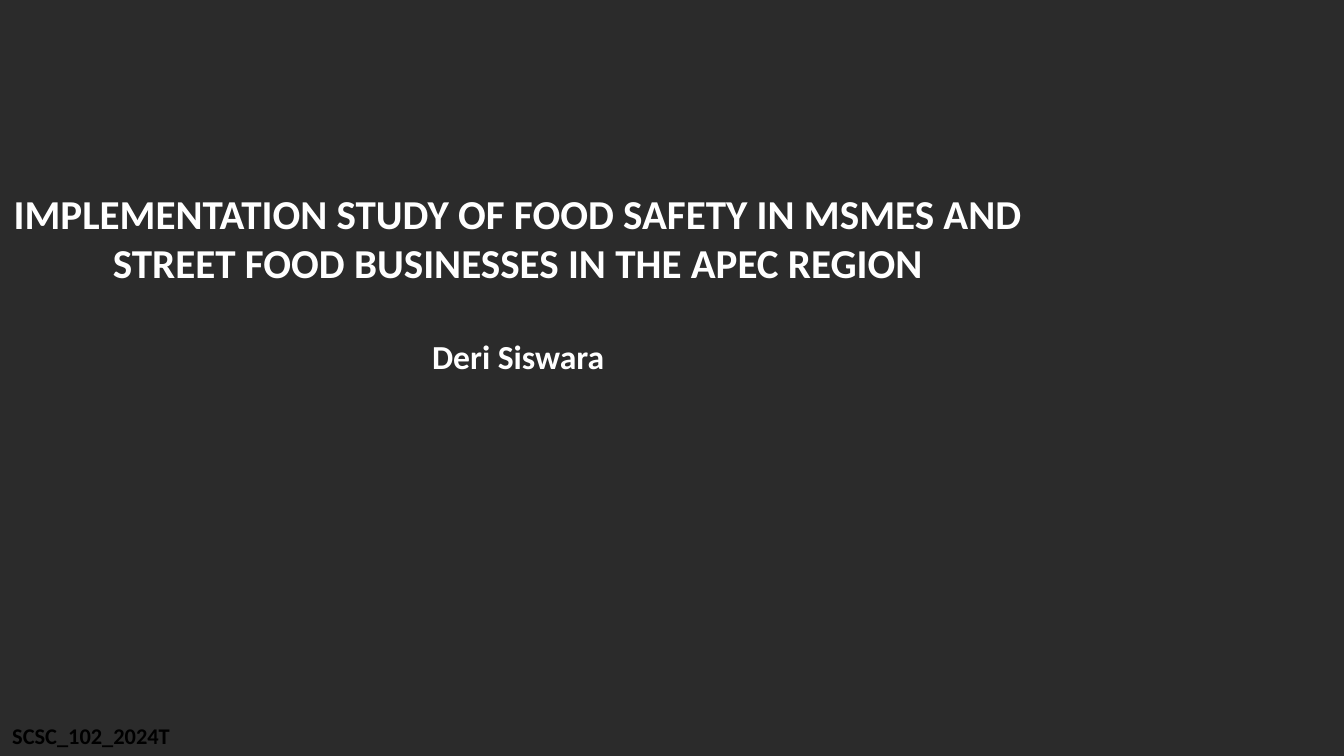
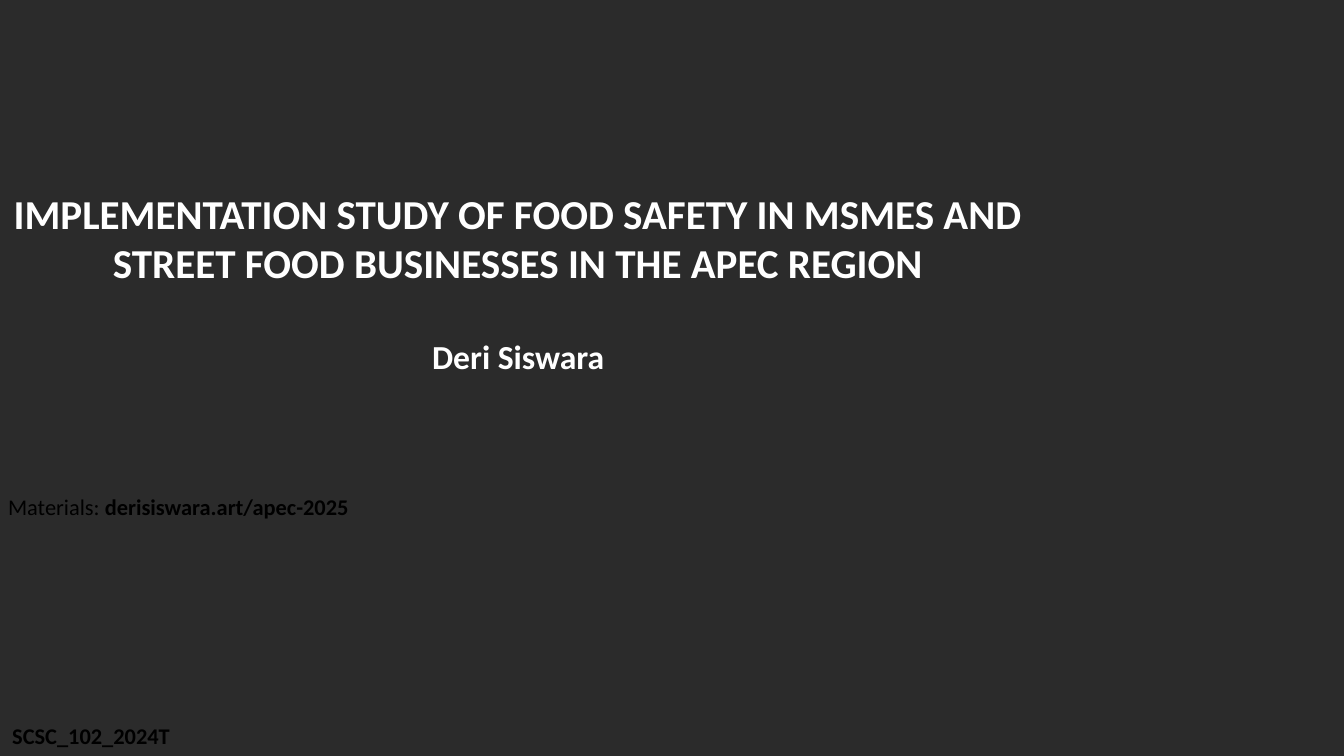
Before and after one commit to derisiswara/apec-2025, a slide deck: slide 1 of apec-2025-deri.pptx. Drawn at 1344x756 pixels with LibreOffice and Linux fonts; fonts in the diff are those of the drawing; background and template pictures are left out; a plain dark background stands for a picture behind light text. Boxes give left, top, right and bottom in pixels: in the first picture for what was removed or moved away, otherwise in the second. Text is boxed around its words. In the diff, an @@ line names an element or a change of style, - is before the commit and + after.

```diff
--- a/apec-2025-deri.pptx
+++ b/apec-2025-deri.pptx
@@ text added at [8, 500, 349, 518], 24 pt, text #000000, bold @@
+Materials: derisiswara.art/apec-2025
```
Also in this commit, not shown: 4 other files.
